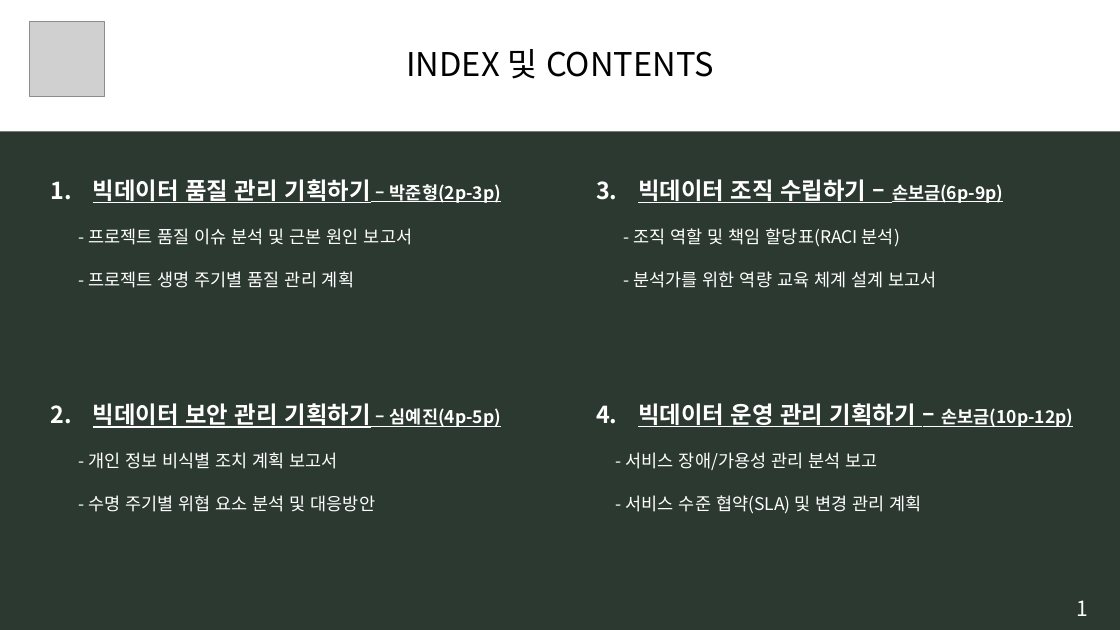
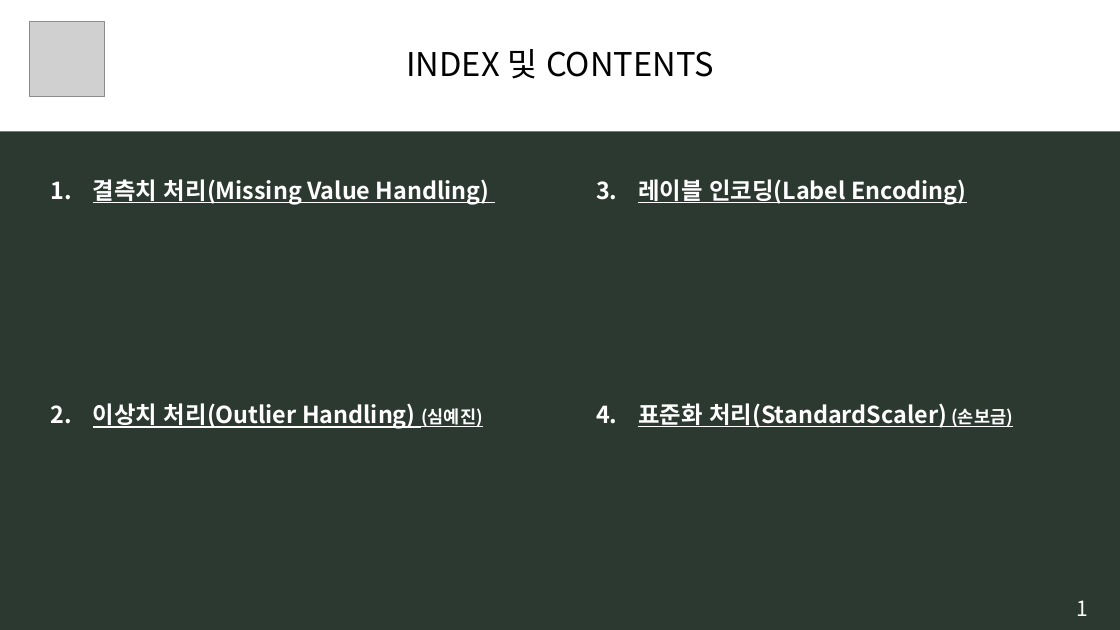
Before and after one commit to BIGDATA-UI-T3/Lastpage_Project, a slide deck: slide 2 of [모듈] 13. 분석데이터 전처리.pptx. Drawn at 1120x630 pixels with LibreOffice and Linux fonts; fonts in the diff are those of the drawing; grey boxes stand for pictures. Boxes give left, top, right and bottom in pixels: in the first picture for what was removed or moved away, otherwise in the second. Text is boxed around its words. In the diff, an @@ line names an element or a change of style, - is before the commit and + after.

Commit message:
[모듈] 13. 분석데이터 전처리_보금

```diff
--- a/[모듈] 13. 분석데이터 전처리.pptx
+++ b/[모듈] 13. 분석데이터 전처리.pptx
@@ text at box(93, 179, 490, 205): text changed; size 15 to 20 pt; bold on @@
-1. 빅데이터 품질 관리 기획하기 – 박준형(2p-3p)
-- 프로젝트 품질 이슈 분석 및 근본 원인 보고서
-- 프로젝트 생명 주기별 품질 관리 계획
+1. 결측치 처리(Missing Value Handling)
@@ text at box(638, 179, 967, 205): text changed; size 15 to 20 pt; bold on @@
-3. 빅데이터 조직 수립하기 – 손보금(6p-9p)
-- 조직 역할 및 책임 할당표(RACI 분석)
-- 분석가를 위한 역량 교육 체계 설계 보고서
+3. 레이블 인코딩(Label Encoding)
@@ text at box(93, 403, 483, 429): text changed; size 15 to 20 pt; bold on @@
-2. 빅데이터 보안 관리 기획하기 – 심예진(4p-5p)
-- 개인 정보 비식별 조치 계획 보고서
-- 수명 주기별 위협 요소 분석 및 대응방안
+2. 이상치 처리(Outlier Handling) (심예진)
@@ text at box(638, 403, 1013, 428): text changed; size 15 to 20 pt; bold on @@
-4. 빅데이터 운영 관리 기획하기 – 손보금(10p-12p)
-- 서비스 장애/가용성 관리 분석 보고
-- 서비스 수준 협약(SLA) 및 변경 관리 계획
+4. 표준화 처리(StandardScaler) (손보금)
```
Also in this commit, not shown: 4 slides added, 7 slides removed.
